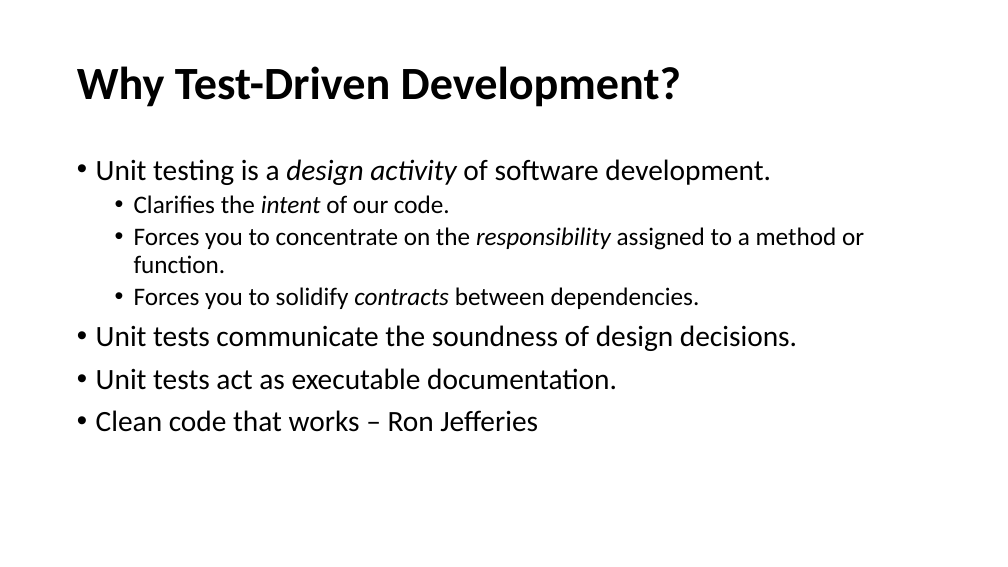
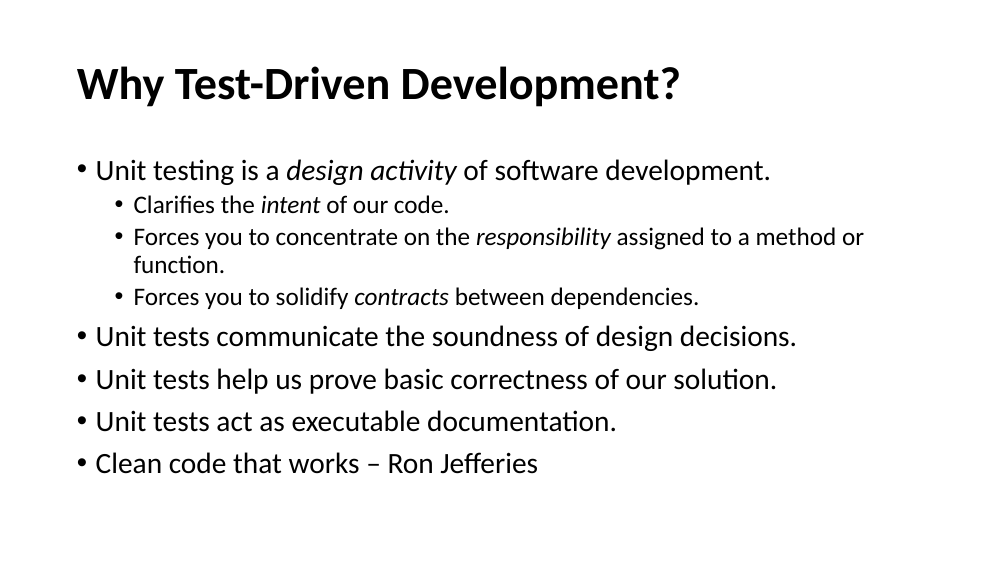
Before and after one commit to cebartling/test-driven, a slide deck: slide 3 of presentations/Introduction to Test-Driven Development.pptx (slide 4 before the commit). Drawn at 1008x567 pixels with LibreOffice and Linux fonts; fonts in the diff are those of the drawing. Boxes give left, top, right and bottom in pixels: in the first picture for what was removed or moved away, otherwise in the second. Text is boxed around its words. In the diff, an @@ line names an element or a change of style, - is before the commit and + after.

```diff
--- a/presentations/Introduction to Test-Driven Development.pptx
+++ b/presentations/Introduction to Test-Driven Development.pptx
@@ text at (x1=96, y1=368, x2=777, y2=394): paragraph added @@
+• Unit tests help us prove basic correctness of our solution.
```
Also in this commit, not shown: 4 other slides changed, 5 slides removed.
